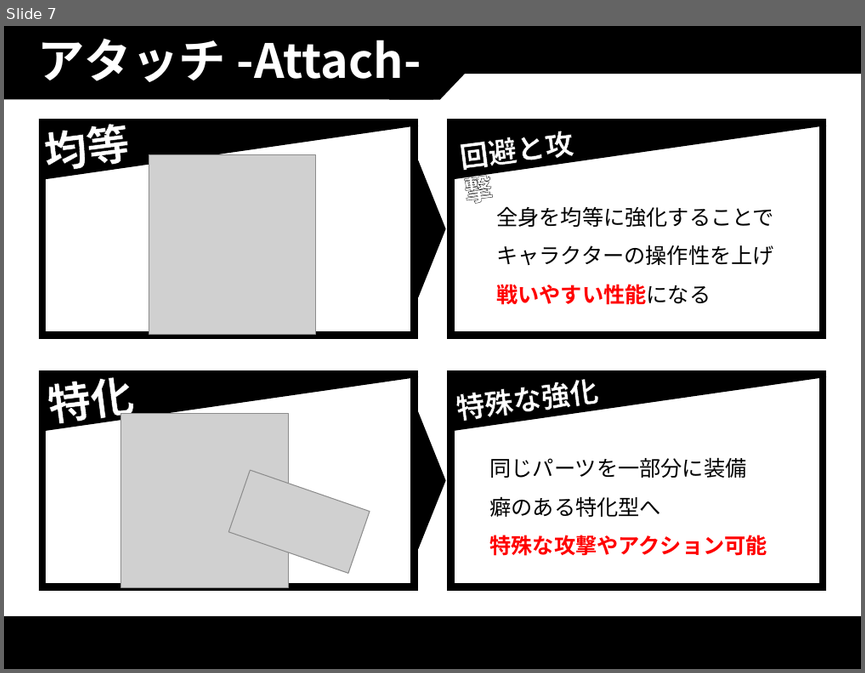
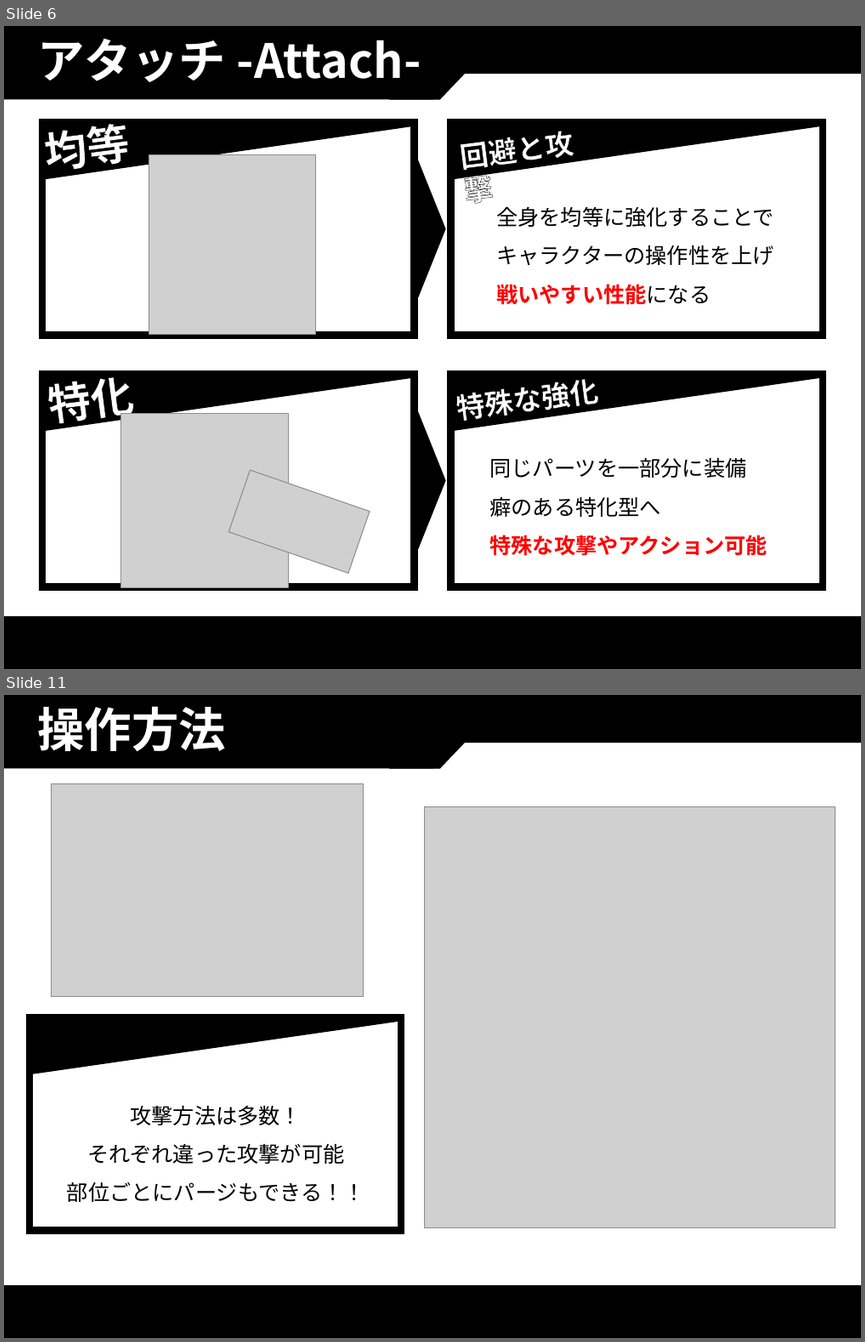
Before and after one commit to thi-bow/2017Team05, a slide deck: 企画/企画書/PurgeVer2.pptx. Shown one above the other, each under a label of ours: slide 7 before the commit, slides 6 and 11 after it; the slides between them are not shown. The pictures are 865x673 and 865x1342 pixels, drawn with LibreOffice and Linux fonts; fonts in the diff are those of the drawing; grey boxes stand for pictures. Boxes give left, top, right and bottom in pixels: in the first picture for what was removed or moved away, otherwise in the second. Text is boxed around its words. In the diff, an @@ line names an element or a change of style, - is before the commit and + after.

```diff
--- a/企画/企画書/PurgeVer2.pptx
+++ b/企画/企画書/PurgeVer2.pptx
@@ slide 11 added at (4, 695, 861, 1338), background #FFFFFF; not listed: 4 template elements that a slide beside it also shows @@
@@ title added at (38, 706, 227, 752), 39.6 pt, text #FFFFFF, bold @@
+操作方法
@@ picture added at (52, 784, 364, 997) @@
@@ picture added at (425, 806, 835, 1227) @@
@@ right triangle added at (29, 1021, 405, 1075), fill #000000 @@
@@ rounded rectangle added at (30, 1017, 402, 1230), fill #FFFFFF, outline #000000 6 pt @@
@@ text added at (67, 1105, 365, 1202), 18 pt, text #000000 @@
+攻撃方法は多数！
+それぞれ違った攻撃が可能
+部位ごとにパージもできる！！
@@ what was slide 7 is now slide 6 @@
```
Also in this commit, not shown: 3 slides changed, 2 other slides added, 11 other files.
